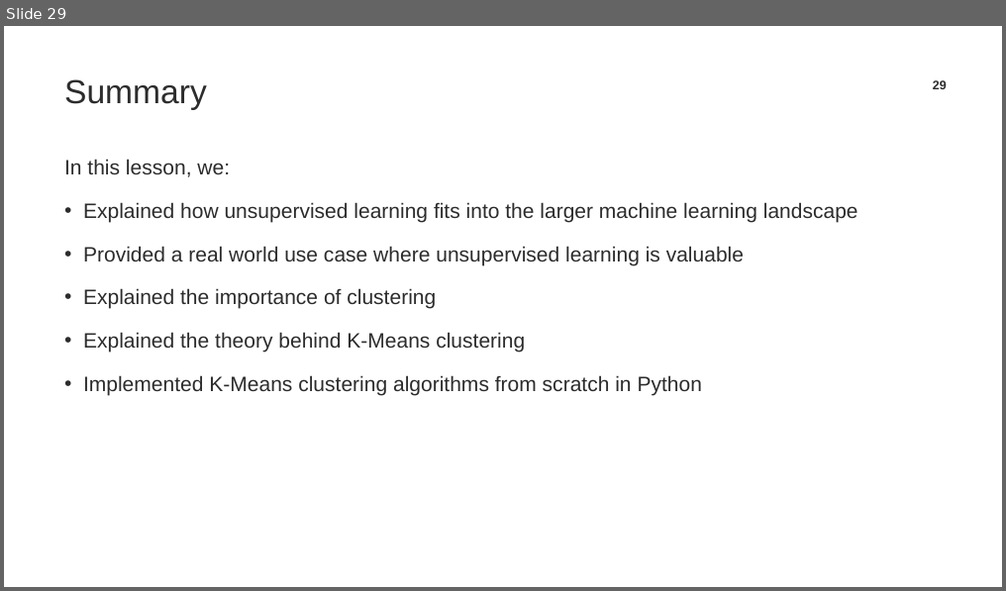
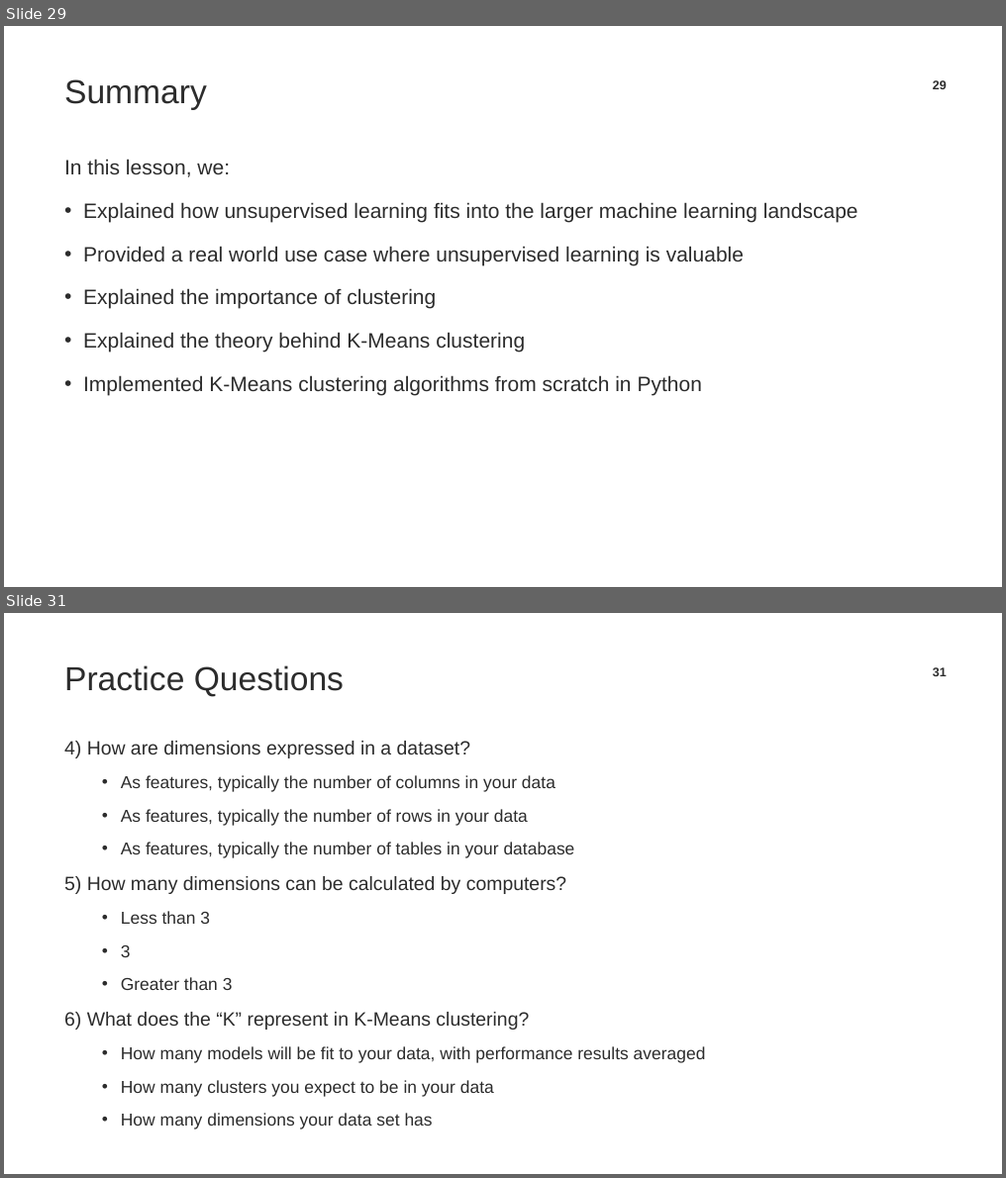
Before and after one commit to TrainingByPackt/Applied-Unsupervised-Learning-with-Python, a slide deck: CH1/Lesson01_SecondDraft.pptx. Shown one above the other, each under a label of ours: slide 29 before the commit, slides 29 and 31 after it; the slides between them are not shown. The pictures are 1006x591 and 1006x1178 pixels, drawn with LibreOffice and Linux fonts; fonts in the diff are those of the drawing; background and template pictures are left out. Boxes give left, top, right and bottom in pixels: in the first picture for what was removed or moved away, otherwise in the second. Text is boxed around its words. In the diff, an @@ line names an element or a change of style, - is before the commit and + after.

```diff
--- a/CH1/Lesson01_SecondDraft.pptx
+++ b/CH1/Lesson01_SecondDraft.pptx
@@ slide 31 added at (x1=4, y1=613, x2=1002, y2=1174), background #FFFFFF @@
@@ title added at (x1=64, y1=665, x2=344, y2=697), 32 pt, text #2C2C2C @@
+Practice Questions
@@ page number added at (x1=933, y1=667, x2=946, y2=676), 12 pt, text #2C2C2C, bold @@
+31
@@ text added at (x1=64, y1=741, x2=706, y2=1130), 16.6 pt, text #2C2C2C @@
+4) How are dimensions expressed in a dataset?
+  • As features, typically the number of columns in your data
+  • As features, typically the number of rows in your data
+  • As features, typically the number of tables in your database
+5) How many dimensions can be calculated by computers?
+  • Less than 3
+  • 3
+  • Greater than 3
+6) What does the “K” represent in K-Means clustering?
+  • How many models will be fit to your data, with performance results averaged
+  • How many clusters you expect to be in your data
+  • How many dimensions your data set has
```
Also in this commit, not shown: 2 slides changed, 4 other files.
